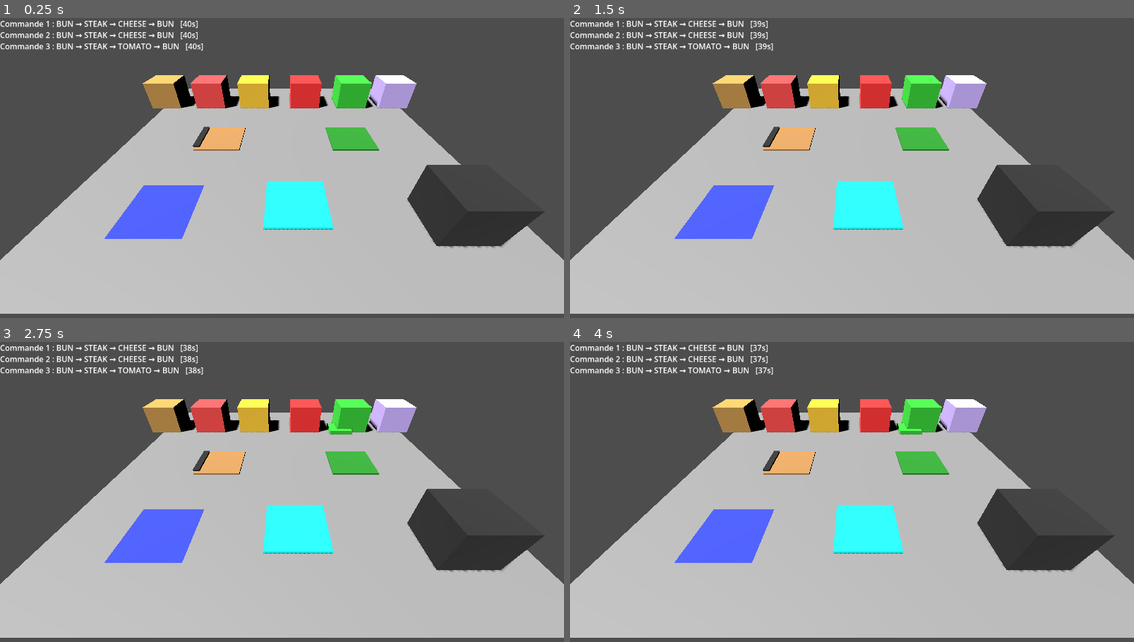
Above: before the commit, frames 1-4 (two rows, left to right).
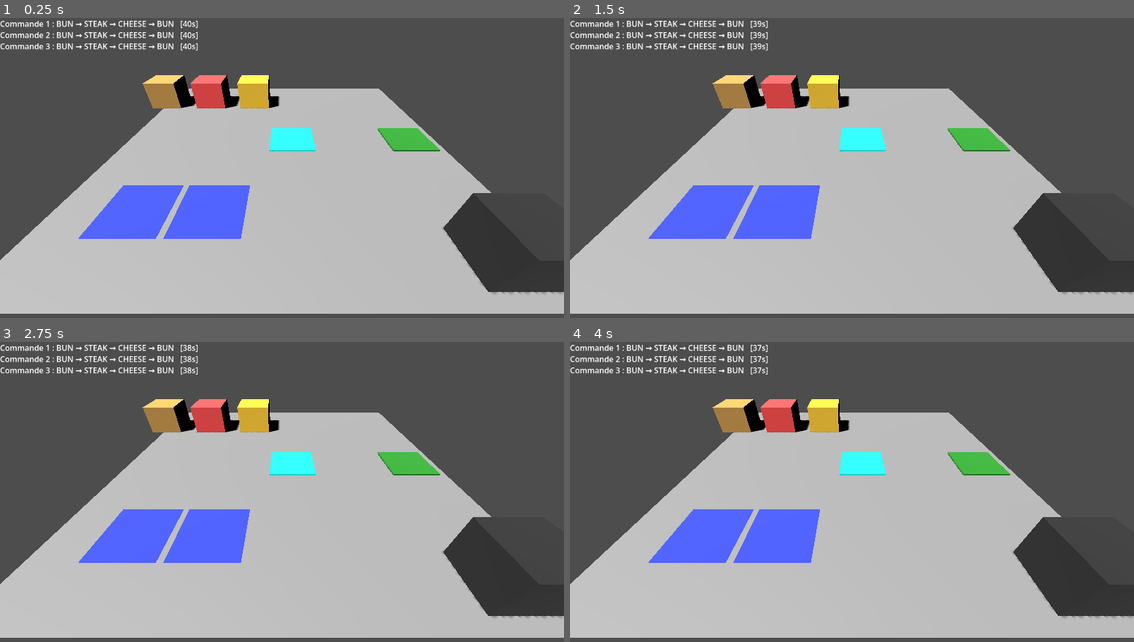
Above: after the commit, the same moments.

Repository: arthur-mdn/Godot-Burger-Maker
Game: Godot game, scene res://Scenes/main.tscn
Same seed, same stepped clock (60 frames per second), same inputs: the game is played once before the commit and once after it.
Inputs (mouse positions are in pixels of both pictures, inside the frame that each line leads up to):
- Up to frame 1 (0.25 s): no input
- Up to frame 2 (1.5 s): tap Enter at 0.5 s; move the mouse to (976, 162) at 0.52 s; click (976, 162) at 0.67 s; move the mouse to (739, 192) at 1.27 s; click (739, 192) at 1.42 s
- Up to frame 3 (2.75 s): tap Space at 2 s; move the mouse to (338, 432) at 2.02 s; click (338, 432) at 2.17 s
- Up to frame 4 (4 s): tap Enter at 2.75 s; move the mouse to (823, 564) at 2.77 s; click (823, 564) at 2.92 s; tap Space at 3.5 s; move the mouse to (1021, 549) at 3.52 s; click (1021, 549) at 3.67 s

The runs differ from the first frame. In frame 1, 14% of the frame differs, in the area x 13-100%, y 8-92%; in frame 2, 14%; in frame 3, 14%; in frame 4, 14%.

Commit message:
Add Level managment logic

Diff:
--- /dev/null
+++ b/Scenes/level_manager.gd
@@ -0,0 +1,55 @@
+extends Node
+
+var levels = [
+	{
+		"name": "Niveau 1",
+		"time_limit": 120.0,
+		"target_success": 4,
+		"active_stations": [
+			"Dispenser_Bun",
+			"Dispenser_Steak",
+			"Dispenser_Cheese",
+			"Cooking_1",
+			"Trash",
+			"ServingStation",
+			"Slot_1",
+			"Slot_2"
+		],
+		"allowed_orders": [
+			[0, 1, 0],
+			[0, 1, 2, 0]
+		]
+	},
+	{
+		"name": "Niveau 2",
+		"time_limit": 120.0,
+		"target_success": 5,
+		"active_stations": [
+			"Dispenser_Bun",
+			"Dispenser_Steak",
+			"Dispenser_Cheese",
+			"Dispenser_Tomato",
+			"Cooking_1",
+			"Cutting_1",
+			"Trash",
+			"ServingStation",
+			"Slot_1",
+			"Slot_2",
+			"Slot_3"
+		],
+		"allowed_orders": [
+			[0, 1, 0],
+			[0, 1, 2, 0],
+			[0, 1, 3, 0]
+		]
+	}
+]
+
+var current_level_index := 0
+
+func get_current_level():
+	return levels[current_level_index]
+
+func next_level():
+	if current_level_index < levels.size() - 1:
+		current_level_index += 1
--- a/Scenes/main.tscn
+++ b/Scenes/main.tscn
@@ -8,6 +8,7 @@
 [ext_resource type="Script" uid="uid://c78nbccfty34y" path="res://Scripts/order_manager.gd" id="7_6bp64"]
 [ext_resource type="PackedScene" uid="uid://c2cnq2dxoljcq" path="res://Scenes/CuttingBoard.tscn" id="7_cb"]
 [ext_resource type="PackedScene" uid="uid://dyiu5aj8yyv8d" path="res://Scenes/ServingStation.tscn" id="8_344ge"]
+[ext_resource type="Script" uid="uid://bxfuasdv4famg" path="res://Scenes/level_manager.gd" id="9_ynf5e"]
 
 [sub_resource type="PlaneMesh" id="PlaneMesh_7u77a"]
 size = Vector2(10, 10)
@@ -29,50 +30,71 @@
 [node name="MeshInstance3D" type="MeshInstance3D" parent="World" unique_id=1819151431]
 mesh = SubResource("PlaneMesh_7u77a")
 
-[node name="UI" type="CanvasLayer" parent="." unique_id=1082096194]
+[node name="Stations" type="Node3D" parent="World" unique_id=302124271]
 
-[node name="Slot" parent="." unique_id=1704538850 instance=ExtResource("3_8gbba")]
-transform = Transform3D(1, 0, 0, 0, 1, 0, 0, 0, 1, 3, 0, 2.675147)
-
-[node name="CookingStation" parent="." unique_id=342943021 instance=ExtResource("4_jjvhh")]
-transform = Transform3D(1, 0, 0, 0, 1, 0, 0, 0, 1, 2.8338108, 0, -0.32542658)
-
-[node name="Dispenser-bun" parent="." unique_id=329454914 instance=ExtResource("5_kry3j")]
+[node name="Dispenser_Bun" parent="World/Stations" unique_id=329454914 instance=ExtResource("5_kry3j")]
 transform = Transform3D(1, 0, 0, 0, 1, 0, 0, 0, 1, -3.1184683, 0, 4.8600845)
 
-[node name="Dispenser-steak" parent="." unique_id=703650110 instance=ExtResource("5_kry3j")]
+[node name="Dispenser_Steak" parent="World/Stations" unique_id=703650110 instance=ExtResource("5_kry3j")]
 transform = Transform3D(1, 0, 0, 0, 1, 0, 0, 0, 1, -3.1184683, 0, 2.992006)
 item_type = 1
 
-[node name="Dispenser-cheese" parent="." unique_id=2049787066 instance=ExtResource("5_kry3j")]
+[node name="Dispenser_Cheese" parent="World/Stations" unique_id=2049787066 instance=ExtResource("5_kry3j")]
 transform = Transform3D(1, 0, 0, 0, 1, 0, 0, 0, 1, -3.1184683, 0, 1.151921)
 item_type = 2
 
-[node name="Dispenser-tomato" parent="." unique_id=937416247 instance=ExtResource("5_kry3j")]
+[node name="Dispenser_Tomato" parent="World/Stations" unique_id=937416247 instance=ExtResource("5_kry3j")]
 transform = Transform3D(1, 0, 0, 0, 1, 0, 0, 0, 1, -3.1184683, 0, -0.9574368)
 item_type = 3
 
-[node name="Dispenser-salad" parent="." unique_id=768069161 instance=ExtResource("5_kry3j")]
+[node name="Dispenser_Salad" parent="World/Stations" unique_id=768069161 instance=ExtResource("5_kry3j")]
 transform = Transform3D(1, 0, 0, 0, 1, 0, 0, 0, 1, -3.1184683, 0, -2.9215617)
 item_type = 4
 
-[node name="Dispenser-onion" parent="." unique_id=639436428 instance=ExtResource("5_kry3j")]
+[node name="Dispenser_Onion" parent="World/Stations" unique_id=639436428 instance=ExtResource("5_kry3j")]
 transform = Transform3D(1, 0, 0, 0, 1, 0, 0, 0, 1, -3.1184683, 0, -4.6752715)
 item_type = 5
 
-[node name="Trash" parent="." unique_id=1024929892 instance=ExtResource("6_trash")]
-transform = Transform3D(1, 0, 0, 0, 1, 0, 0, 0, 1, 3.301402, 0, -3.5)
+[node name="Cooking_1" parent="World/Stations" unique_id=342943021 instance=ExtResource("4_jjvhh")]
+transform = Transform3D(1, 0, 0, 0, 1, 0, 0, 0, 1, 0.04156208, 0, -0.32542658)
 
-[node name="CuttingBoard" parent="." unique_id=1178119326 instance=ExtResource("7_cb")]
-transform = Transform3D(1, 0, 0, 0, 1, 0, 0, 0, 1, 0, 0, 2)
+[node name="Cooking_2" parent="World/Stations" unique_id=1783589009 instance=ExtResource("4_jjvhh")]
+transform = Transform3D(1, 0, 0, 0, 1, 0, 0, 0, 1, 0.06577778, 0, -1.9006033)
+
+[node name="Cutting_1" parent="World/Stations" unique_id=1178119326 instance=ExtResource("7_cb")]
+transform = Transform3D(1, 0, 0, 0, 1, 0, 0, 0, 1, 0, 0, 3.3990796)
+
+[node name="Cutting_2" parent="World/Stations" unique_id=822569675 instance=ExtResource("7_cb")]
+transform = Transform3D(1, 0, 0, 0, 1, 0, 0, 0, 1, 0, 0, 1.8219886)
+
+[node name="Slot_1" parent="World/Stations" unique_id=1704538850 instance=ExtResource("3_8gbba")]
+transform = Transform3D(1, 0, 0, 0, 1, 0, 0, 0, 1, 3, 0, 3.1803942)
+
+[node name="Slot_2" parent="World/Stations" unique_id=1331880924 instance=ExtResource("3_8gbba")]
+transform = Transform3D(1, 0, 0, 0, 1, 0, 0, 0, 1, 3, 0, 1.540688)
+
+[node name="Slot_3" parent="World/Stations" unique_id=342638352 instance=ExtResource("3_8gbba")]
+transform = Transform3D(1, 0, 0, 0, 1, 0, 0, 0, 1, 3, 0, -0.08845782)
+
+[node name="Slot_4" parent="World/Stations" unique_id=63078546 instance=ExtResource("3_8gbba")]
+transform = Transform3D(1, 0, 0, 0, 1, 0, 0, 0, 1, 3, 0, -1.7293959)
+
+[node name="Trash" parent="World/Stations" unique_id=1024929892 instance=ExtResource("6_trash")]
+transform = Transform3D(1, 0, 0, 0, 1, 0, 0, 0, 1, 4.098061, 0, -3.8619277)
+
+[node name="ServingStation" parent="World/Stations" unique_id=1885268490 node_paths=PackedStringArray("order_manager", "game_manager") instance=ExtResource("8_344ge")]
+transform = Transform3D(1, 0, 0, 0, 1, 0, 0, 0, 1, 0.041450024, 0, -4.0795374)
+order_manager = NodePath("../../../OrderManager")
+game_manager = NodePath("../../..")
+
+[node name="UI" type="CanvasLayer" parent="." unique_id=1082096194]
 
 [node name="OrderManager" type="Node3D" parent="." unique_id=1096114686 node_paths=PackedStringArray("order_label")]
 script = ExtResource("7_6bp64")
 order_label = NodePath("../CanvasLayer/OrderLabel")
 
-[node name="ServingStation" parent="." unique_id=1885268490 node_paths=PackedStringArray("order_manager") instance=ExtResource("8_344ge")]
-transform = Transform3D(1, 0, 0, 0, 1, 0, 0, 0, 1, 0, 0, -2.2490947)
-order_manager = NodePath("../OrderManager")
+[node name="LevelManager" type="Node3D" parent="." unique_id=190643755]
+script = ExtResource("9_ynf5e")
 
 [node name="CanvasLayer" type="CanvasLayer" parent="." unique_id=1434321409]
 
--- a/Scripts/main.gd
+++ b/Scripts/main.gd
@@ -1,52 +1,100 @@
 extends Node3D
 
 var held_item = null
+var score := 0
+var success_count := 0
+var level_time_left := 0.0
+var target_success := 0
+var level_running := false
 
+@onready var level_manager = $LevelManager
+@onready var stations_root = $World/Stations
+@onready var order_manager = $OrderManager
 @onready var camera = $Camera3D
 
 func _ready():
-	# Connexion des items déjà présents dans la scène
 	var items = get_tree().get_nodes_in_group("item")
 	for item in items:
 		item.clicked.connect(_on_item_clicked)
 
-	# Connexion des dispensers
 	var dispensers = get_tree().get_nodes_in_group("dispenser")
 	for d in dispensers:
 		d.item_spawned.connect(_on_item_spawned)
+
+	start_level()
+
+func start_level():
+	var level_data = level_manager.get_current_level()
+
+	success_count = 0
+	score = 0
+	level_time_left = level_data["time_limit"]
+	target_success = level_data["target_success"]
+	level_running = true
+
+	setup_level()
+
+	order_manager.set_level_orders(level_data["allowed_orders"])
+	order_manager.clear_orders()
+	order_manager.start_orders(2)
+
+	print("START LEVEL :", level_data["name"])
+	print("Target success :", target_success)
+	print("Time :", level_time_left)
+
+func setup_level():
+	var level_data = level_manager.get_current_level()
+	var active_names = level_data["active_stations"]
+
+	for station in stations_root.get_children():
+		var enabled = station.name in active_names
+		station.visible = enabled
+		station.process_mode = Node.PROCESS_MODE_INHERIT if enabled else Node.PROCESS_MODE_DISABLED
+
+		var body = station.find_child("StaticBody3D", true, false)
+		if body:
+			body.process_mode = Node.PROCESS_MODE_INHERIT if enabled else Node.PROCESS_MODE_DISABLED
+			body.set_collision_layer_value(2, enabled)
 
 func _input(event):
 	if event is InputEventMouseButton and not event.pressed:
 		if held_item != null:
 			try_drop()
 
-func _process(_delta):
+func _process(delta):
+	if level_running:
+		level_time_left -= delta
+
+		if level_time_left <= 0:
+			level_time_left = 0
+			end_level(false)
+
 	if held_item != null:
 		var mouse_pos = get_viewport().get_mouse_position()
 		var from = camera.project_ray_origin(mouse_pos)
 		var to = from + camera.project_ray_normal(mouse_pos) * 1000
 		var plane = Plane(Vector3.UP, 0)
 		var hit = plane.intersects_ray(from, to)
+
 		if hit:
 			held_item.global_position = hit
 
 func _on_item_clicked(clicked_item):
-	# Mains déjà pleines → on ignore
 	if held_item != null:
 		return
+
 	if clicked_item.current_slot != null:
 		clicked_item.current_slot.remove_item()
+
 	held_item = clicked_item
 	print("PICK :", clicked_item.name)
 
 func _on_item_spawned(item):
-	# Connecte le signal de click du nouvel item
 	item.clicked.connect(_on_item_clicked)
-	# Si les mains sont libres, on prend l'item
+
 	if held_item == null:
 		held_item = item
 	else:
-		# Mains pleines : annule le spawn
 		item.queue_free()
 
 func try_drop():
@@ -56,17 +104,50 @@
 
 	var space_state = get_world_3d().direct_space_state
 	var query = PhysicsRayQueryParameters3D.create(from, to)
+	query.collision_mask = 2
+
 	var result = space_state.intersect_ray(query)
 
 	if result:
 		var collider = result.collider
-		if collider.get_parent().has_method("place_item"):
-			var target = collider.get_parent()
+		var target = collider.get_parent()
+
+		if target.has_method("place_item"):
 			var placed = target.place_item(held_item)
-			if placed:
+
+			# serving station peut renvoyer true / false
+			if placed == true:
 				held_item = null
-			# Sinon → merge invalide ou slot plein, on garde l'item en main
-			return
+				return
 
-	# Relâché dans le vide → on lâche l'item sur le sol
+			# si la station ne renvoie rien, on considère que ça a marché
+			if placed == null:
+				held_item = null
+				return
+
 	held_item = null
+
+func register_success():
+	success_count += 1
+	score += 10
+
+	print("SUCCESS COUNT :", success_count, "/", target_success)
+	print("SCORE :", score)
+
+	if success_count >= target_success:
+		end_level(true)
+
+func register_fail():
+	score -= 5
+	print("SCORE :", score)
+
+func end_level(win: bool):
+	if not level_running:
+		return
+
+	level_running = false
+
+	if win:
+		print("LEVEL COMPLETE")
+	else:
+		print("LEVEL FAILED")
--- a/Scripts/order_manager.gd
+++ b/Scripts/order_manager.gd
@@ -1,24 +1,29 @@
 extends Node
 
 var orders = []
+var available_orders = []
 @export var order_label: RichTextLabel
-
-const ORDER_POOL = [
-	[0, 1, 0],
-	[0, 1, 2, 0],
-	[0, 1, 3, 0],
-]
 
 const MAX_ORDERS := 3
 const ORDER_TIME := 40.0
 
-
 func _ready():
 	print("OrderManager OK")
 
-	generate_order()
-	generate_order()
+func set_level_orders(new_orders):
+	available_orders = new_orders.duplicate(true)
 
+func clear_orders():
+	orders.clear()
+	update_ui()
+
+func start_orders(initial_count := 2):
+	orders.clear()
+
+	for i in range(initial_count):
+		generate_order()
+
+	update_ui()
 
 func _process(delta):
 	var expired_indexes = []
@@ -29,31 +34,32 @@
 		if orders[i]["time_left"] <= 0:
 			expired_indexes.append(i)
 
-	# on supprime à l’envers pour éviter les décalages d’index
 	for i in range(expired_indexes.size() - 1, -1, -1):
 		var index = expired_indexes[i]
 		print("ORDER FAILED :", readable_single_order_text(orders[index]["stack"]))
 		orders.remove_at(index)
 
-	while orders.size() < MAX_ORDERS:
+	while orders.size() < MAX_ORDERS and available_orders.size() > 0:
 		generate_order()
 
 	update_ui()
-
 
 func generate_order():
 	if orders.size() >= MAX_ORDERS:
 		return
 
+	if available_orders.is_empty():
+		print("No available orders for this level")
+		return
+
 	var new_order = {
-		"stack": ORDER_POOL.pick_random().duplicate(),
+		"stack": available_orders.pick_random().duplicate(),
 		"time_left": ORDER_TIME,
 		"time_max": ORDER_TIME
 	}
 
 	orders.append(new_order)
 	update_ui()
-
 
 func validate(item):
 	for i in range(orders.size()):
@@ -66,20 +72,23 @@
 
 			orders.remove_at(i)
 
-			while orders.size() < MAX_ORDERS:
+			while orders.size() < MAX_ORDERS and available_orders.size() > 0:
 				generate_order()
 
 			update_ui()
-			return
+			return true
 
 	print("FAIL")
 	update_ui(-1, Color.RED)
 
 	await get_tree().create_timer(0.5).timeout
 	update_ui()
-
+	return false
 
 func update_ui(highlight_index := -2, override_color := Color.WHITE):
+	if order_label == null:
+		return
+
 	var text = ""
 
 	for idx in range(orders.size()):
@@ -104,7 +113,6 @@
 	order_label.clear()
 	order_label.append_text(text)
 
-
 func get_order_color(order) -> Color:
 	var ratio = order["time_left"] / order["time_max"]
 
@@ -114,7 +122,6 @@
 		return Color.ORANGE
 	else:
 		return Color.RED
-
 
 func readable_single_order_text(order_stack: Array) -> String:
 	var names = ["BUN", "STEAK", "CHEESE", "TOMATO", "SALAD", "ONION"]
--- a/Scripts/serving_station.gd
+++ b/Scripts/serving_station.gd
@@ -1,11 +1,22 @@
 extends Node3D
 
 @export var order_manager: Node
+@export var game_manager: Node
 
 func place_item(item):
 	if order_manager == null:
-		return
+		return false
 
-	order_manager.validate(item)
+	_process_serving(item)
+	return true
+
+func _process_serving(item) -> void:
+	var success = await order_manager.validate(item)
+
+	if game_manager != null:
+		if success:
+			game_manager.register_success()
+		else:
+			game_manager.register_fail()
 
 	item.queue_free()
Not shown, added: Scenes/level_manager.gd.uid
